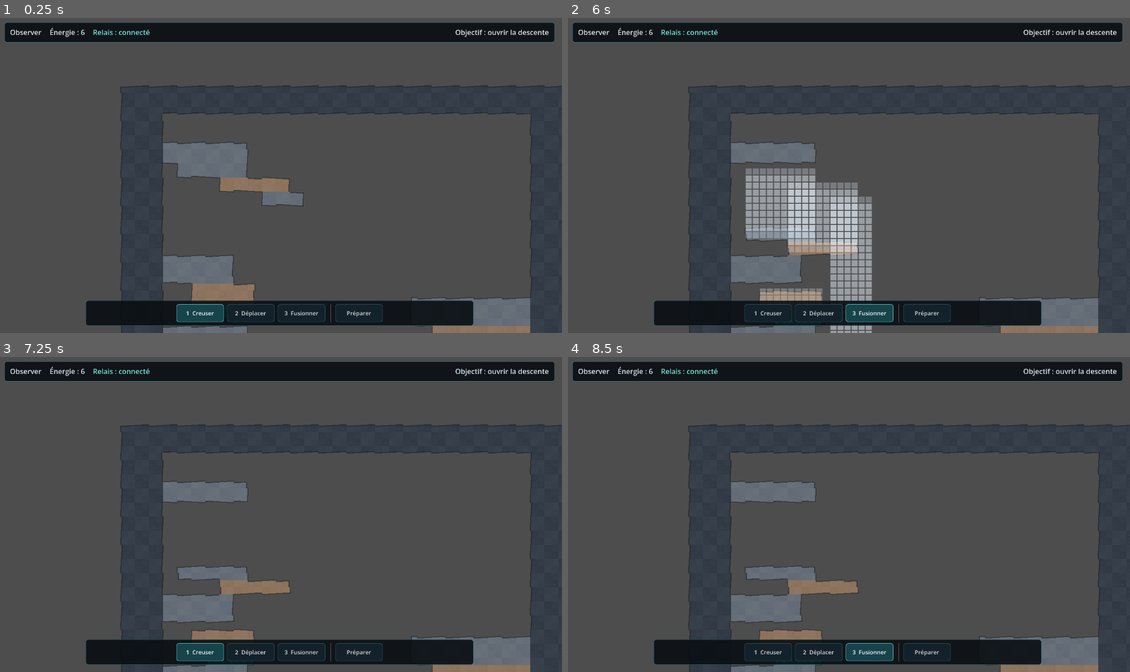
Above: before the commit, frames 1-4 (two rows, left to right).
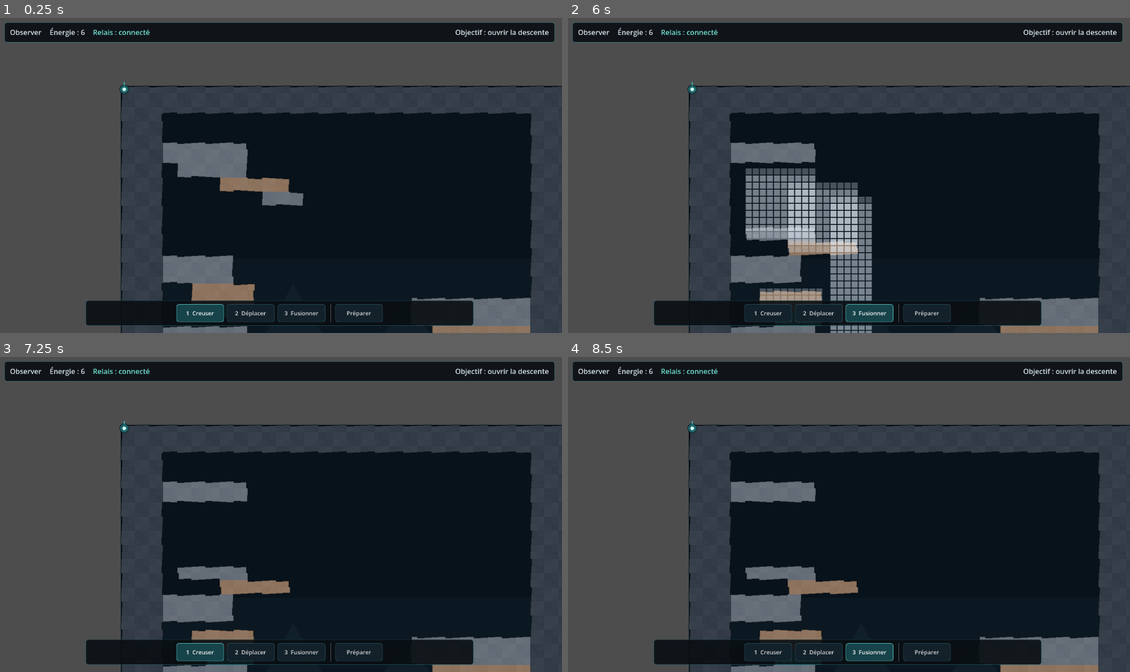
Above: after the commit, the same moments.

Repository: devjonathan1999-del/Project-Digger
Game: Godot game, scene res://scenes/main.tscn
Same seed, same stepped clock (60 frames per second), same inputs: the game is played once before the commit and once after it.
Inputs:
- Up to frame 1 (0.25 s): no input
- Up to frame 2 (6 s): click "1 Creuser" at 0.5 s; click "2 Déplacer" at 1.25 s; click "3 Fusionner" at 2 s; click "Préparer" at 2.75 s; click "1 Creuser" at 3.5 s; click "2 Déplacer" at 4.25 s; click "3 Fusionner" at 5 s; click "Déclencher" at 5.75 s
- Up to frame 3 (7.25 s): click "1 Creuser" at 6.5 s
- Up to frame 4 (8.5 s): click "2 Déplacer" at 7.25 s; click "3 Fusionner" at 8 s

The runs differ from the first frame. In frame 1, 36% of the frame differs, in the area x 21-100%, y 20-100%; in frame 2, 36%; in frame 3, 37%; in frame 4, 37%.

Commit message:
feat: layer cave backdrop and ancient overlay

Diff:
--- a/scenes/vertical_slice.tscn
+++ b/scenes/vertical_slice.tscn
@@ -1,24 +1,32 @@
-[gd_scene load_steps=6 format=3]
+[gd_scene load_steps=8 format=3]
 
 [ext_resource type="Script" path="res://src/vertical_slice.gd" id="1_root"]
-[ext_resource type="Script" path="res://src/view/terrain_renderer.gd" id="2_renderer"]
-[ext_resource type="Script" path="res://src/view/game_camera.gd" id="3_camera"]
-[ext_resource type="Script" path="res://src/input/game_input.gd" id="4_input"]
-[ext_resource type="Script" path="res://src/ui/hud.gd" id="5_hud"]
+[ext_resource type="Script" path="res://src/view/cave_backdrop.gd" id="2_backdrop"]
+[ext_resource type="Script" path="res://src/view/terrain_renderer.gd" id="3_renderer"]
+[ext_resource type="Script" path="res://src/view/ancient_overlay.gd" id="4_ancient"]
+[ext_resource type="Script" path="res://src/view/game_camera.gd" id="5_camera"]
+[ext_resource type="Script" path="res://src/input/game_input.gd" id="6_input"]
+[ext_resource type="Script" path="res://src/ui/hud.gd" id="7_hud"]
 
 [node name="VerticalSlice" type="Node2D"]
 script = ExtResource("1_root")
 
+[node name="CaveBackdrop" type="Node2D" parent="."]
+script = ExtResource("2_backdrop")
+
 [node name="TerrainRenderer" type="Node2D" parent="."]
-script = ExtResource("2_renderer")
+script = ExtResource("3_renderer")
+
+[node name="AncientOverlay" type="Node2D" parent="."]
+script = ExtResource("4_ancient")
 
 [node name="GameCamera" type="Camera2D" parent="."]
 enabled = true
-script = ExtResource("3_camera")
+script = ExtResource("5_camera")
 
 [node name="GameInput" type="Node" parent="."]
-script = ExtResource("4_input")
+script = ExtResource("6_input")
 
 [node name="HUD" type="CanvasLayer" parent="."]
 layer = 10
-script = ExtResource("5_hud")
+script = ExtResource("7_hud")
